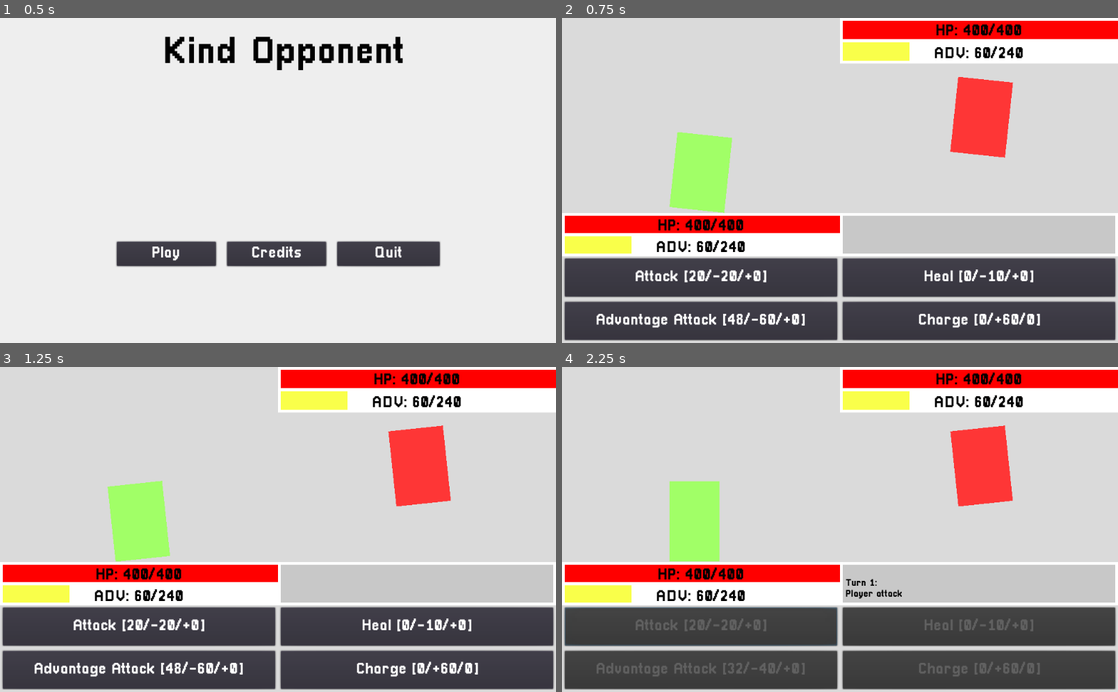
Above: before the commit, frames 1-4 (two rows, left to right).
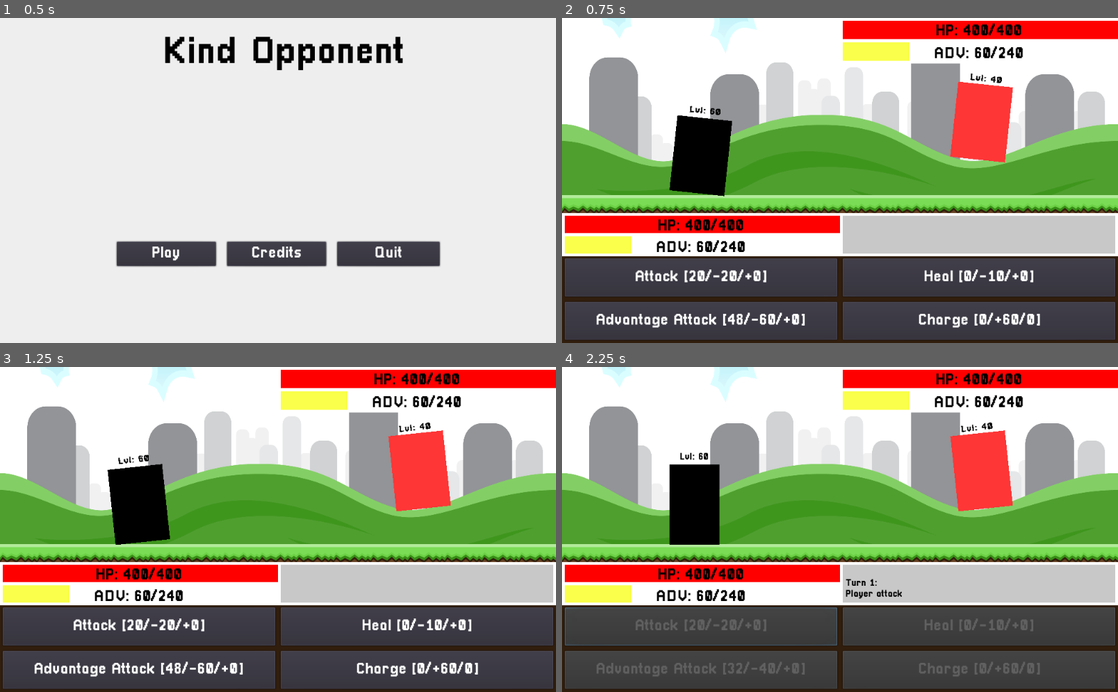
Above: after the commit, the same moments.

Repository: ArtlessAvian/kind-opponent
Game: Godot game, scene res://MainMenu.tscn
The game is run twice, just before and just after one commit, with the same random seed, the same clock (stepped at 60 frames per second) and the same inputs.
Inputs:
- Up to frame 1 (0.5 s): no input
- Up to frame 2 (0.75 s): click "Play" at 0.5 s
- Up to frame 3 (1.25 s): no input
- Up to frame 4 (2.25 s): click "Attack [20/-20/+0]" at 1.25 s; tap Enter (ui_accept) at 2 s

Frame 1 is identical in both runs. In frame 2, 51% of the frame differs, in the area x 0-100%, y 0-100%; in frame 3, 51%; in frame 4, 51%.

Commit message:
Added background

Diff:
--- a/GameUI.tscn
+++ b/GameUI.tscn
@@ -1,29 +1,43 @@
-[gd_scene load_steps=16 format=2]
-
-[ext_resource path="res://PlayerAnimator.gd" type="Script" id=1]
-[ext_resource path="res://animations/AttackAnimation.tres" type="Animation" id=2]
-[ext_resource path="res://animations/DamageBlink.tres" type="Animation" id=3]
-[ext_resource path="res://animations/IdleBounce.tres" type="Animation" id=4]
-[ext_resource path="res://EnemyAnimator.gd" type="Script" id=5]
-[ext_resource path="res://animations/EnemyAttackAnimation.tres" type="Animation" id=6]
-[ext_resource path="res://sprites/speech_bubble1.png" type="Texture" id=7]
-[ext_resource path="res://PixellariSmall.tres" type="DynamicFont" id=8]
-[ext_resource path="res://EnemyText.gd" type="Script" id=9]
-[ext_resource path="res://UIHealthBar.tscn" type="PackedScene" id=10]
-[ext_resource path="res://AdvBar.tscn" type="PackedScene" id=11]
-[ext_resource path="res://Pixellari.tres" type="DynamicFont" id=12]
-[ext_resource path="res://gameingame/RichTextLabel.gd" type="Script" id=13]
-[ext_resource path="res://LoopingLabel.gd" type="Script" id=14]
-[ext_resource path="res://animations/LoopingLabel.tres" type="Animation" id=15]
+[gd_scene load_steps=17 format=2]
+
+[ext_resource path="res://sprites/full-background.png" type="Texture" id=1]
+[ext_resource path="res://PlayerAnimator.gd" type="Script" id=2]
+[ext_resource path="res://animations/AttackAnimation.tres" type="Animation" id=3]
+[ext_resource path="res://animations/DamageBlink.tres" type="Animation" id=4]
+[ext_resource path="res://animations/IdleBounce.tres" type="Animation" id=5]
+[ext_resource path="res://PixellariSmall.tres" type="DynamicFont" id=6]
+[ext_resource path="res://EnemyAnimator.gd" type="Script" id=7]
+[ext_resource path="res://animations/EnemyAttackAnimation.tres" type="Animation" id=8]
+[ext_resource path="res://sprites/speech_bubble1.png" type="Texture" id=9]
+[ext_resource path="res://EnemyText.gd" type="Script" id=10]
+[ext_resource path="res://UIHealthBar.tscn" type="PackedScene" id=11]
+[ext_resource path="res://AdvBar.tscn" type="PackedScene" id=12]
+[ext_resource path="res://Pixellari.tres" type="DynamicFont" id=13]
+[ext_resource path="res://gameingame/RichTextLabel.gd" type="Script" id=14]
+[ext_resource path="res://LoopingLabel.gd" type="Script" id=15]
+[ext_resource path="res://animations/LoopingLabel.tres" type="Animation" id=16]
 
 [node name="GameUI" type="Control"]
 anchor_right = 1.0
 anchor_bottom = 1.0
 
-[node name="Background" type="ColorRect" parent="."]
-anchor_right = 1.0
-anchor_bottom = 1.0
-color = Color( 0.854902, 0.854902, 0.854902, 1 )
+[node name="LowerBackground" type="ColorRect" parent="."]
+anchor_top = 0.6
+anchor_right = 1.0
+anchor_bottom = 1.0
+margin_top = -360.0
+color = Color( 0.196078, 0.117647, 0.0509804, 1 )
+
+[node name="Background" type="TextureRect" parent="."]
+anchor_right = 1.0
+anchor_bottom = 1.0
+margin_top = -191.65
+margin_bottom = -191.65
+size_flags_horizontal = 4
+size_flags_vertical = 4
+texture = ExtResource( 1 )
+expand = true
+stretch_mode = 1
 
 [node name="BattleCanvas" type="Control" parent="."]
 anchor_right = 1.0
@@ -34,6 +48,8 @@
 anchor_top = 0.35
 anchor_right = 0.4
 anchor_bottom = 0.6
+margin_top = -31.38
+margin_bottom = -31.3801
 
 [node name="PlayerSprite" type="ColorRect" parent="BattleCanvas/PlayerRegion"]
 anchor_left = 0.35
@@ -42,22 +58,37 @@
 margin_left = -7.62939e-006
 margin_right = -7.62939e-005
 rect_pivot_offset = Vector2( 45, 75 )
-color = Color( 0.631373, 1, 0.403922, 1 )
-script = ExtResource( 1 )
+color = Color( 0, 0, 0, 1 )
+script = ExtResource( 2 )
 
 [node name="AttackAnimPlayer" type="AnimationPlayer" parent="BattleCanvas/PlayerRegion/PlayerSprite"]
-anims/AttackAnimation = ExtResource( 2 )
-anims/DamageBlink = ExtResource( 3 )
+anims/AttackAnimation = ExtResource( 3 )
+anims/DamageBlink = ExtResource( 4 )
 
 [node name="IdleAnimPlayer" type="AnimationPlayer" parent="BattleCanvas/PlayerRegion/PlayerSprite"]
 autoplay = "IdleBounce"
-anims/IdleBounce = ExtResource( 4 )
+anims/IdleBounce = ExtResource( 5 )
+
+[node name="LevelText" type="RichTextLabel" parent="BattleCanvas/PlayerRegion/PlayerSprite"]
+anchor_right = 1.0
+anchor_bottom = 0.2
+margin_top = -22.97
+margin_bottom = -22.97
+rect_pivot_offset = Vector2( 45, 75 )
+custom_fonts/normal_font = ExtResource( 6 )
+custom_colors/default_color = Color( 0, 0, 0, 1 )
+bbcode_enabled = true
+bbcode_text = "[center]Lvl: 60"
+text = "Lvl: 60"
+scroll_active = false
 
 [node name="EnemyRegion" type="Control" parent="BattleCanvas"]
 anchor_left = 0.35
 anchor_top = 0.18
 anchor_right = 0.8
 anchor_bottom = 0.4
+margin_top = 8.57999
+margin_bottom = 8.58
 
 [node name="EnemySprite" type="ColorRect" parent="BattleCanvas/EnemyRegion"]
 anchor_left = 0.8
@@ -66,14 +97,27 @@
 margin_bottom = 18.0
 rect_pivot_offset = Vector2( 45, 75 )
 color = Color( 0.996078, 0.211765, 0.211765, 1 )
-script = ExtResource( 5 )
+script = ExtResource( 7 )
 
 [node name="AttackAnimPlayer" type="AnimationPlayer" parent="BattleCanvas/EnemyRegion/EnemySprite"]
-anims/EnemyAttackAnimation = ExtResource( 6 )
+anims/EnemyAttackAnimation = ExtResource( 8 )
 
 [node name="IdleAnimPlayer" type="AnimationPlayer" parent="BattleCanvas/EnemyRegion/EnemySprite"]
 autoplay = "IdleBounce"
-anims/IdleBounce = ExtResource( 4 )
+anims/IdleBounce = ExtResource( 5 )
+
+[node name="LevelText" type="RichTextLabel" parent="BattleCanvas/EnemyRegion/EnemySprite"]
+anchor_right = 1.0
+anchor_bottom = 0.2
+margin_top = -20.34
+margin_bottom = -20.34
+rect_pivot_offset = Vector2( 45, 75 )
+custom_fonts/normal_font = ExtResource( 6 )
+custom_colors/default_color = Color( 0, 0, 0, 1 )
+bbcode_enabled = true
+bbcode_text = "[center]Lvl: 40"
+text = "Lvl: 40"
+scroll_active = false
 
 [node name="SpeechBubble" type="NinePatchRect" parent="BattleCanvas/EnemyRegion"]
 anchor_left = 0.2
--- a/gameingame/BattleWView.tscn
+++ b/gameingame/BattleWView.tscn
@@ -4,7 +4,7 @@
 [ext_resource path="res://gameingame/viewintegration/Button.gd" type="Script" id=2]
 [ext_resource path="res://gameingame/Battle.tscn" type="PackedScene" id=3]
 
-[node name="GameUI" index="0" instance=ExtResource( 1 )]
+[node name="GameUI" instance=ExtResource( 1 )]
 
 [node name="PlayerSprite" parent="BattleCanvas/PlayerRegion" index="0"]
 margin_right = 1.52588e-005
Not shown: 14 places in GameUI.tscn that only renumber resources
Not shown: 1 places in gameingame/BattleWMockup.tscn that only renumber resources
Not shown: 1 places in gameingame/BattleWView.tscn that only renumber resources
Binary file added: sprites/full-background.png
Not shown, added: sprites/full-background.png.import
